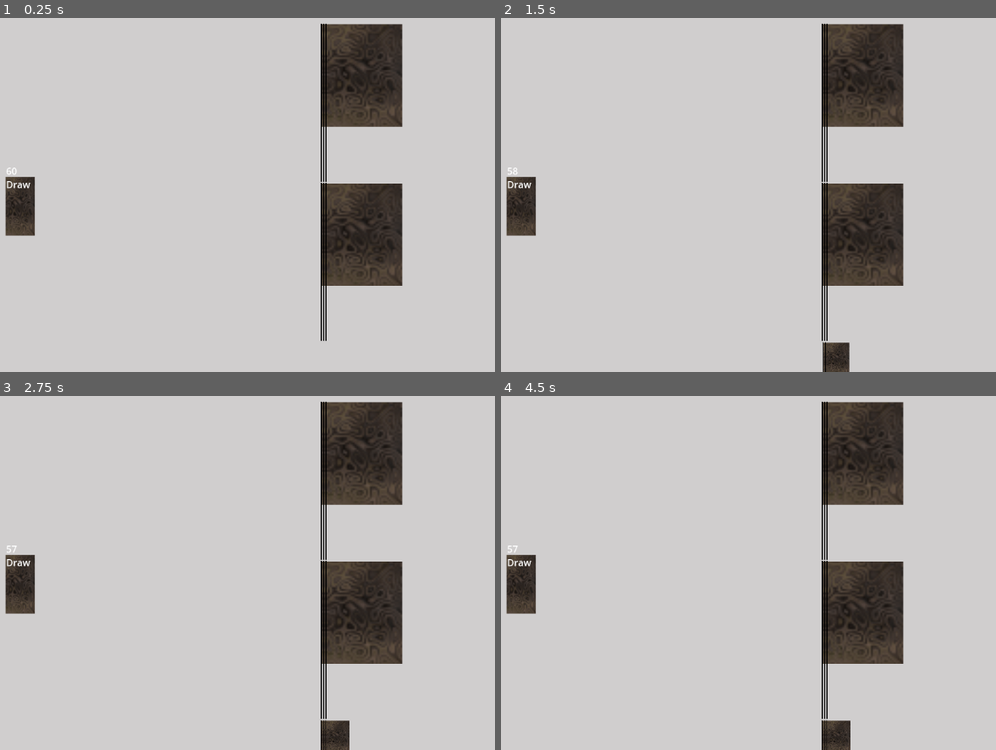
Above: before the commit, frames 1-4 (two rows, left to right).
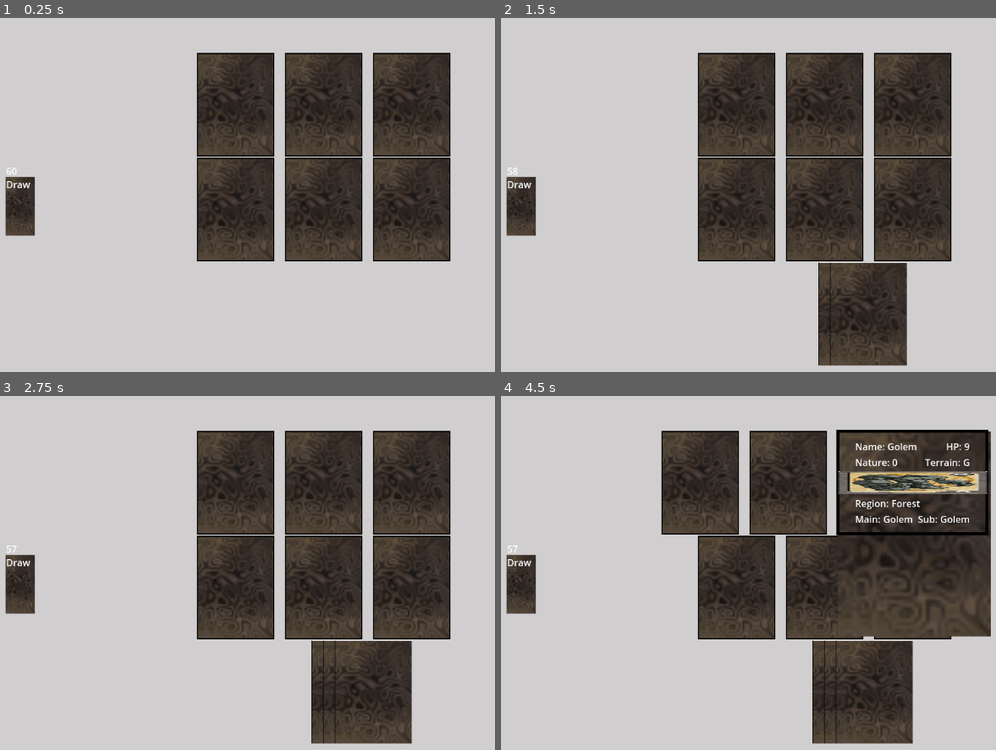
Above: after the commit, the same moments.

Repository: whiranpat2996/godot-card-game
Game: Godot game, scene res://scenes/playarea.tscn
Two runs of this game, one before a commit and one after it. Both use one fixed random seed, a clock stepped at 60 frames per second and the inputs below. The project has no main scene, so this scene is started directly.
Inputs (mouse positions are in pixels of both pictures, inside the frame that each line leads up to):
- Up to frame 1 (0.25 s): no input
- Up to frame 2 (1.5 s): click (520, 205) at 0.5 s; click (520, 205) at 1.25 s
- Up to frame 3 (2.75 s): click (19, 583) at 2 s
- Up to frame 4 (4.5 s): tap Enter at 2.75, 4.25 s; move the mouse to (971, 541) at 2.77 s; click (971, 541) at 2.85 s; tap Space at 3.5 s; move the mouse to (689, 580) at 3.52 s; click (689, 580) at 3.6 s; move the mouse to (892, 477) at 4.27 s; click (892, 477) at 4.35 s

The runs differ from the first frame. In frame 1, 27% of the frame differs, in the area x 39-92%, y 1-92%; in frame 2, 30%; in frame 3, 31%; in frame 4, 39%, in the area x 32-99%, y 1-100%.

Commit message:
Monster Card and Skill Cards now zoom in correctly. Skill Cards don't zoom in at the Play Area.

Diff:
--- a/scenes/MonsterCard.tscn
+++ b/scenes/MonsterCard.tscn
@@ -7,29 +7,40 @@
 offset_right = 130.0
 offset_bottom = 175.0
 pivot_offset = Vector2(125, 175)
-mouse_filter = 0
 script = ExtResource("1_polke")
 
 [node name="CardBG" type="Sprite2D" parent="."]
-scale = Vector2(3.25, 3.125)
 texture = ExtResource("2_3baf6")
 centered = false
 
+[node name="HP" type="Label" parent="CardBG"]
+anchors_preset = 3
+anchor_left = 1.0
+anchor_top = 1.0
+anchor_right = 1.0
+anchor_bottom = 1.0
+offset_left = -40.0
+offset_top = -23.0
+grow_horizontal = 0
+grow_vertical = 0
+horizontal_alignment = 2
+
+[node name="CardBorder" type="ReferenceRect" parent="."]
+visible = false
+layout_mode = 2
+border_color = Color(0, 0, 0, 1)
+border_width = 5.0
+editor_only = false
+
 [node name="CardBorder2" type="ReferenceRect" parent="."]
 clip_children = 2
+custom_minimum_size = Vector2(130, 175)
 layout_mode = 2
 mouse_filter = 2
 border_color = Color(0, 0, 0, 1)
 border_width = 2.0
 editor_only = false
 
-[node name="CardBorder" type="ReferenceRect" parent="."]
-visible = false
-layout_mode = 2
-border_color = Color(0, 0, 0, 1)
-border_width = 5.0
-editor_only = false
-
 [node name="Bars" type="VBoxContainer" parent="."]
 visible = false
 layout_mode = 2
@@ -45,16 +56,16 @@
 custom_minimum_size = Vector2(25, 0)
 layout_mode = 2
 
-[node name="Name2" type="MarginContainer" parent="Bars/TopBar"]
-layout_mode = 2
-
-[node name="NinePatchRect" type="NinePatchRect" parent="Bars/TopBar/Name2"]
-layout_mode = 2
-
-[node name="CenterContainer" type="CenterContainer" parent="Bars/TopBar/Name2"]
-layout_mode = 2
-
-[node name="Name" type="Label" parent="Bars/TopBar/Name2/CenterContainer"]
+[node name="NameName" type="MarginContainer" parent="Bars/TopBar"]
+layout_mode = 2
+
+[node name="NinePatchRect" type="NinePatchRect" parent="Bars/TopBar/NameName"]
+layout_mode = 2
+
+[node name="CenterContainer" type="CenterContainer" parent="Bars/TopBar/NameName"]
+layout_mode = 2
+
+[node name="Name" type="Label" parent="Bars/TopBar/NameName/CenterContainer"]
 layout_mode = 2
 text = "Name:"
 
@@ -141,16 +152,16 @@
 layout_mode = 2
 size_flags_horizontal = 3
 
-[node name="Terrain2" type="MarginContainer" parent="Bars/TopBar2"]
-layout_mode = 2
-
-[node name="NinePatchRect" type="NinePatchRect" parent="Bars/TopBar2/Terrain2"]
-layout_mode = 2
-
-[node name="CenterContainer" type="CenterContainer" parent="Bars/TopBar2/Terrain2"]
-layout_mode = 2
-
-[node name="Terrain" type="Label" parent="Bars/TopBar2/Terrain2/CenterContainer"]
+[node name="TerrainName" type="MarginContainer" parent="Bars/TopBar2"]
+layout_mode = 2
+
+[node name="NinePatchRect" type="NinePatchRect" parent="Bars/TopBar2/TerrainName"]
+layout_mode = 2
+
+[node name="CenterContainer" type="CenterContainer" parent="Bars/TopBar2/TerrainName"]
+layout_mode = 2
+
+[node name="Terrain" type="Label" parent="Bars/TopBar2/TerrainName/CenterContainer"]
 layout_mode = 2
 text = "Terrain:"
 
@@ -188,16 +199,16 @@
 custom_minimum_size = Vector2(25, 0)
 layout_mode = 2
 
-[node name="Region2" type="MarginContainer" parent="Bars/BottomBar"]
-layout_mode = 2
-
-[node name="NinePatchRect" type="NinePatchRect" parent="Bars/BottomBar/Region2"]
-layout_mode = 2
-
-[node name="CenterContainer" type="CenterContainer" parent="Bars/BottomBar/Region2"]
-layout_mode = 2
-
-[node name="Name" type="Label" parent="Bars/BottomBar/Region2/CenterContainer"]
+[node name="RegionName" type="MarginContainer" parent="Bars/BottomBar"]
+layout_mode = 2
+
+[node name="NinePatchRect" type="NinePatchRect" parent="Bars/BottomBar/RegionName"]
+layout_mode = 2
+
+[node name="CenterContainer" type="CenterContainer" parent="Bars/BottomBar/RegionName"]
+layout_mode = 2
+
+[node name="Name" type="Label" parent="Bars/BottomBar/RegionName/CenterContainer"]
 layout_mode = 2
 text = "Region:"
 
@@ -240,16 +251,16 @@
 custom_minimum_size = Vector2(25, 0)
 layout_mode = 2
 
-[node name="MainBreed2" type="MarginContainer" parent="Bars/BottomBar2"]
-layout_mode = 2
-
-[node name="NinePatchRect" type="NinePatchRect" parent="Bars/BottomBar2/MainBreed2"]
-layout_mode = 2
-
-[node name="CenterContainer" type="CenterContainer" parent="Bars/BottomBar2/MainBreed2"]
-layout_mode = 2
-
-[node name="MainBreed" type="Label" parent="Bars/BottomBar2/MainBreed2/CenterContainer"]
+[node name="MainBreedName" type="MarginContainer" parent="Bars/BottomBar2"]
+layout_mode = 2
+
+[node name="NinePatchRect" type="NinePatchRect" parent="Bars/BottomBar2/MainBreedName"]
+layout_mode = 2
+
+[node name="CenterContainer" type="CenterContainer" parent="Bars/BottomBar2/MainBreedName"]
+layout_mode = 2
+
+[node name="MainBreed" type="Label" parent="Bars/BottomBar2/MainBreedName/CenterContainer"]
 layout_mode = 2
 text = "Main:"
 
@@ -269,16 +280,16 @@
 layout_mode = 2
 size_flags_horizontal = 3
 
-[node name="SubBreed2" type="MarginContainer" parent="Bars/BottomBar2"]
-layout_mode = 2
-
-[node name="NinePatchRect" type="NinePatchRect" parent="Bars/BottomBar2/SubBreed2"]
-layout_mode = 2
-
-[node name="CenterContainer" type="CenterContainer" parent="Bars/BottomBar2/SubBreed2"]
-layout_mode = 2
-
-[node name="SubBreed" type="Label" parent="Bars/BottomBar2/SubBreed2/CenterContainer"]
+[node name="SubBreedName" type="MarginContainer" parent="Bars/BottomBar2"]
+layout_mode = 2
+
+[node name="NinePatchRect" type="NinePatchRect" parent="Bars/BottomBar2/SubBreedName"]
+layout_mode = 2
+
+[node name="CenterContainer" type="CenterContainer" parent="Bars/BottomBar2/SubBreedName"]
+layout_mode = 2
+
+[node name="SubBreed" type="Label" parent="Bars/BottomBar2/SubBreedName/CenterContainer"]
 layout_mode = 2
 text = "Sub:"
 
--- a/scenes/SkillCard.tscn
+++ b/scenes/SkillCard.tscn
@@ -9,10 +9,9 @@
 font_color = Color(0, 0, 0, 1)
 
 [node name="SkillCard" type="MarginContainer"]
-offset_right = 40.0
-offset_bottom = 56.0
+offset_right = 130.0
+offset_bottom = 175.0
 pivot_offset = Vector2(125, 175)
-mouse_filter = 0
 script = ExtResource("1_knj5h")
 
 [node name="CardBG" type="Sprite2D" parent="."]
@@ -21,12 +20,14 @@
 
 [node name="CardBorder2" type="ReferenceRect" parent="."]
 layout_mode = 2
+mouse_filter = 2
 border_color = Color(0, 0, 0, 1)
 editor_only = false
 
 [node name="CardBorder" type="ReferenceRect" parent="."]
 visible = false
 layout_mode = 2
+mouse_filter = 2
 border_color = Color(0, 0, 0, 1)
 border_width = 5.0
 editor_only = false
@@ -34,6 +35,7 @@
 [node name="Bars" type="VBoxContainer" parent="."]
 visible = false
 layout_mode = 2
+mouse_filter = 2
 
 [node name="TopGap" type="MarginContainer" parent="Bars"]
 custom_minimum_size = Vector2(0, 10)
@@ -177,6 +179,7 @@
 clip_contents = true
 layout_mode = 2
 size_flags_horizontal = 3
+mouse_filter = 2
 
 [node name="NinePatchRect" type="NinePatchRect" parent="Bars/BottomBar2/Effect"]
 layout_mode = 2
--- a/scenes/playarea.tscn
+++ b/scenes/playarea.tscn
@@ -39,29 +39,34 @@
 grow_vertical = 2
 
 [node name="OpponentCards" type="HBoxContainer" parent="CardSetup"]
-custom_minimum_size = Vector2(0, 50)
+custom_minimum_size = Vector2(0, 100)
 layout_mode = 2
 mouse_filter = 2
 
 [node name="OpponentMonsters" type="HBoxContainer" parent="CardSetup"]
 clip_children = 2
+z_index = 2
+custom_minimum_size = Vector2(0, 175)
 layout_mode = 2
-size_flags_vertical = 3
 mouse_filter = 2
+theme_override_constants/separation = 20
 alignment = 1
 
 [node name="PlayerMonsters" type="HBoxContainer" parent="CardSetup"]
 clip_children = 2
+z_index = 1
+custom_minimum_size = Vector2(0, 175)
 layout_mode = 2
-size_flags_vertical = 3
 mouse_filter = 2
+theme_override_constants/separation = 20
 alignment = 1
 
 [node name="PlayerCards" type="HBoxContainer" parent="CardSetup"]
-custom_minimum_size = Vector2(0, 50)
+custom_minimum_size = Vector2(0, 175)
 layout_mode = 2
 size_flags_horizontal = 3
 mouse_filter = 2
+theme_override_constants/separation = 20
 alignment = 1
 
 [node name="PlayerDeck" type="Node2D" parent="."]
--- a/scripts/MonsterCard.gd
+++ b/scripts/MonsterCard.gd
@@ -1,15 +1,16 @@
 extends MarginContainer
 
 var CardName = "Naga"
-var backup
 
 # Called when the node enters the scene tree for the first time.
 func _ready():
 	loadCard()
-	backup = $Bars.duplicate()
-	remove_child($Bars)
 
 func loadCard():
+	var CardSize = Vector2(130, 175)
+	size.x = 130
+	size.y = 175
+	$CardBG.scale = CardSize/$CardBG.texture.get_size()
 	if CardName in CardDB.MONDATA:
 		var CardInfo = CardDB.MONDATA[CardName]
 		var CardImg = str("res://graphics/monster/",CardName.to_lower(),".png")
@@ -33,23 +34,22 @@
 		$Bars/BottomBar2/SubBreed/CenterContainer/SubBreed.text = "SUB"
 
 func enlargeCard():
+	$Bars.show()
 	var CardSize = Vector2(260, 350)
 	size.x = 260
 	size.y = 350
 	$CardBG.scale = CardSize/$CardBG.texture.get_size()
 	$CardBorder.show()
 	$CardBorder2.hide()
-	add_child(backup)
-	backup.show()
 
 func shrinkCard():
+	$Bars.hide()
 	var CardSize = Vector2(130, 175)
 	size.x = 130
 	size.y = 175
 	$CardBG.scale = CardSize/$CardBG.texture.get_size()
 	$CardBorder.hide()
 	$CardBorder2.show()
-	remove_child(backup)
 
 # Called every frame. 'delta' is the elapsed time since the previous frame.
 func _process(_delta):
--- a/scripts/SkillCard.gd
+++ b/scripts/SkillCard.gd
@@ -1,12 +1,16 @@
 extends MarginContainer
 
-var CardName = "Help"
+var CardName = "Chop"
 
 # Called when the node enters the scene tree for the first time.
 func _ready():
 	loadCard()
 
 func loadCard():
+	var CardSize = Vector2(130, 175)
+	size.x = 130
+	size.y = 175
+	$CardBG.scale = CardSize/$CardBG.texture.get_size()
 	if CardName in CardDB.SKILLDATA:
 		var CardInfo = CardDB.SKILLDATA[CardName]
 		var CardImg = str("res://graphics/", CardInfo.CardType,"/",CardName.to_lower(),".png")
@@ -25,20 +29,22 @@
 		$Bars/BottomBar2/Effect/CenterContainer/Name.text = "NO EFFECT"
 
 func enlargeCard():
+	$Bars.show()
 	var CardSize = Vector2(260, 350)
 	size.x = 260
 	size.y = 350
 	$CardBG.scale = CardSize/$CardBG.texture.get_size()
-	$CardBorder.visible = true
-	$Bars.visible = true
+	$CardBorder.show()
+	$CardBorder2.hide()
 
 func shrinkCard():
-	var CardSize = Vector2(40, 56)
-	size.x = 40
-	size.y = 56
+	$Bars.hide()
+	var CardSize = Vector2(130, 175)
+	size.x = 130
+	size.y = 175
 	$CardBG.scale = CardSize/$CardBG.texture.get_size()
-	$CardBorder.visible = false
-	$Bars.visible = false
+	$CardBorder.hide()
+	$CardBorder2.show()
 
 # Called every frame. 'delta' is the elapsed time since the previous frame.
 func _process(_delta):
--- a/scripts/playarea.gd
+++ b/scripts/playarea.gd
@@ -13,40 +13,32 @@
 # Called when the node enters the scene tree for the first time.
 func _ready():
 	$PlayerDeck/DeckSize.text = str(DeckSize)
-	populatePlayerField("Golem")
-	populatePlayerField("Naga")
-	populatePlayerField("Pixie")
-	populateOpponentField("Pixie")
-	populateOpponentField("Golem")
-	populateOpponentField("Naga")
+	populatePlayerField("Pixie", "Naga", "Naga")
+	populateOpponentField("Pixie", "Golem", "Golem")
 
 
 # Called every frame. 'delta' is the elapsed time since the previous frame.
 func _process(_delta):
 	pass
 
-func populateOpponentField(monsterName):
-	var new_monster = monster.instantiate()
-	CardSelected = randi() % monSelect
-	new_monster.CardName = monsterName
-	new_monster.size.x = 1
-	new_monster.size.y = 1
-	$CardSetup/OpponentMonsters.add_child(new_monster)
+func populateOpponentField(monster1, monster2, monster3):
+	var list = [monster1, monster2, monster3]
+	for unit in list:
+		var new_monster = monster.instantiate()
+		new_monster.CardName = unit
+		$CardSetup/OpponentMonsters.add_child(new_monster)
 
-func populatePlayerField(monsterName):
-	var new_monster = monster.instantiate()
-	CardSelected = randi() % monSelect
-	new_monster.CardName = monsterName
-	new_monster.size.x = 1
-	new_monster.size.y = 1
-	$CardSetup/PlayerMonsters.add_child(new_monster)
+func populatePlayerField(monster1, monster2, monster3):
+	var list = [monster1, monster2, monster3]
+	for unit in list:
+		var new_monster = monster.instantiate()
+		new_monster.CardName = unit
+		$CardSetup/PlayerMonsters.add_child(new_monster)
 
 func drawCard():
 		var new_skill = skill.instantiate()
 		CardSelected = randi() % CardSelect
 		new_skill.CardName = hand.CardList[CardSelected]
-		new_skill.size.x = 0.1
-		new_skill.size.y = 0.1
 		new_skill.loadCard()
 		$CardSetup/PlayerCards.add_child(new_skill)
 		hand.CardList.pop_front()
